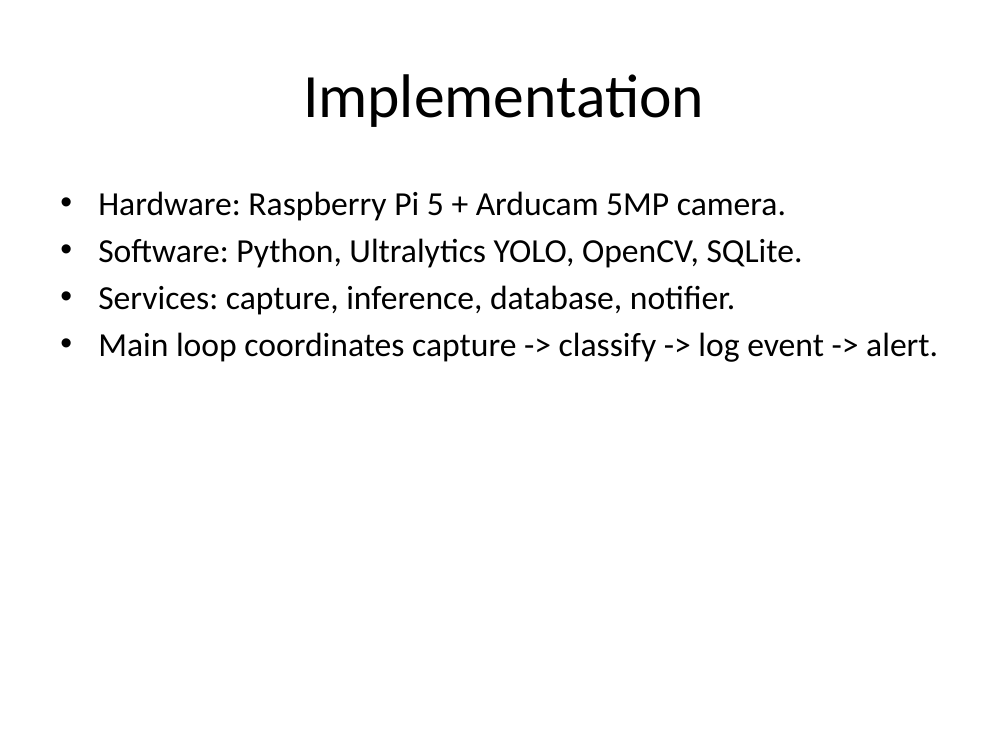
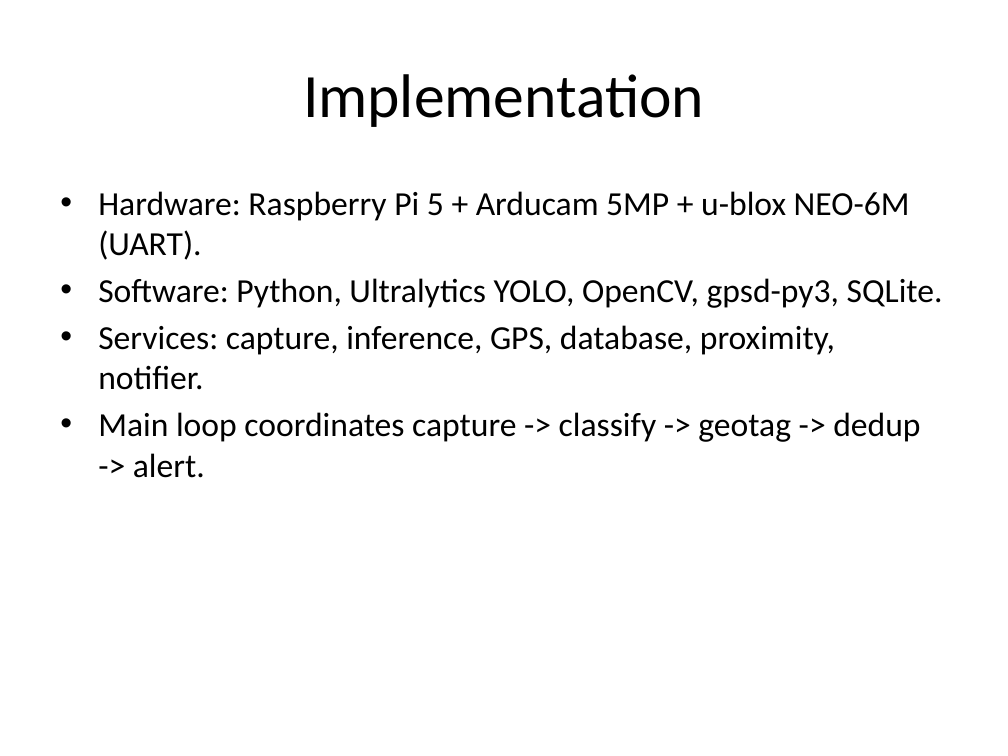
Before and after one commit to Josh7511/pothole-detection, a slide deck: slide 5 of Pothole_Detection_Presentation.pptx. Drawn at 1008x756 pixels with LibreOffice and Linux fonts; fonts in the diff are those of the drawing. Boxes give left, top, right and bottom in pixels: in the first picture for what was removed or moved away, otherwise in the second. Text is boxed around its words. In the diff, an @@ line names an element or a change of style, - is before the commit and + after.

```diff
--- a/Pothole_Detection_Presentation.pptx
+++ b/Pothole_Detection_Presentation.pptx
@@ text at bbox=[98, 191, 943, 478]: text changed @@
-• Hardware: Raspberry Pi 5 + Arducam 5MP camera.
-• Software: Python, Ultralytics YOLO, OpenCV, SQLite.
-• Services: capture, inference, database, notifier.
-• Main loop coordinates capture -> classify -> log event -> alert.
+• Hardware: Raspberry Pi 5 + Arducam 5MP + u-blox NEO-6M (UART).
+• Software: Python, Ultralytics YOLO, OpenCV, gpsd-py3, SQLite.
+• Services: capture, inference, GPS, database, proximity, notifier.
+• Main loop coordinates capture -> classify -> geotag -> dedup -> alert.
```
Also in this commit, not shown: 7 other slides changed, 5 other files.
